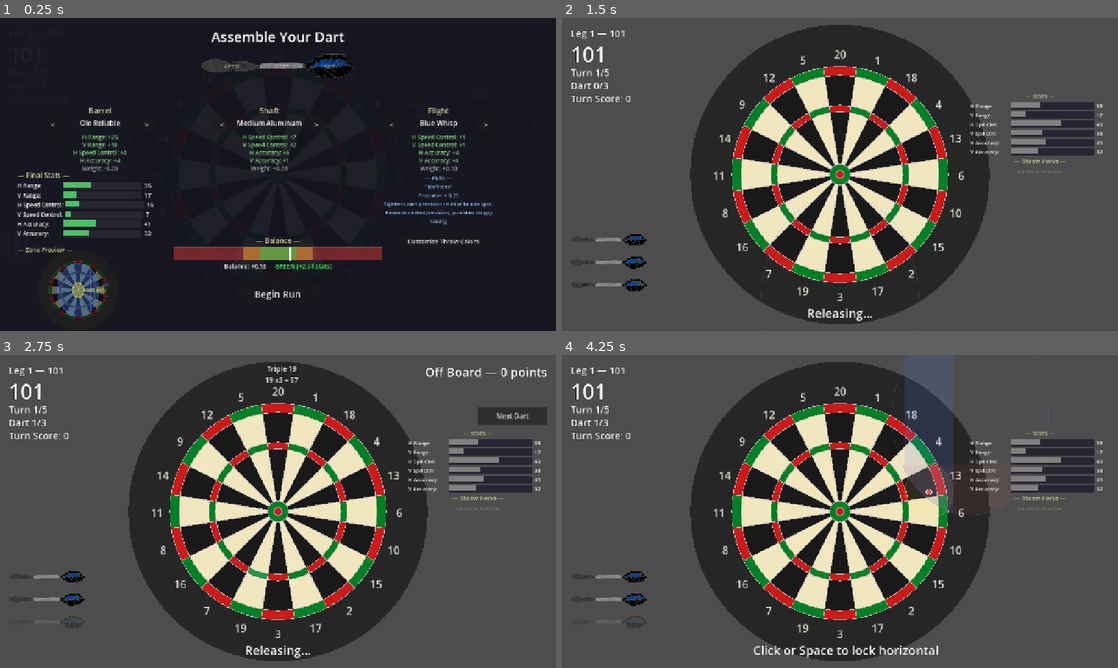
Above: before the commit, frames 1-4 (two rows, left to right).
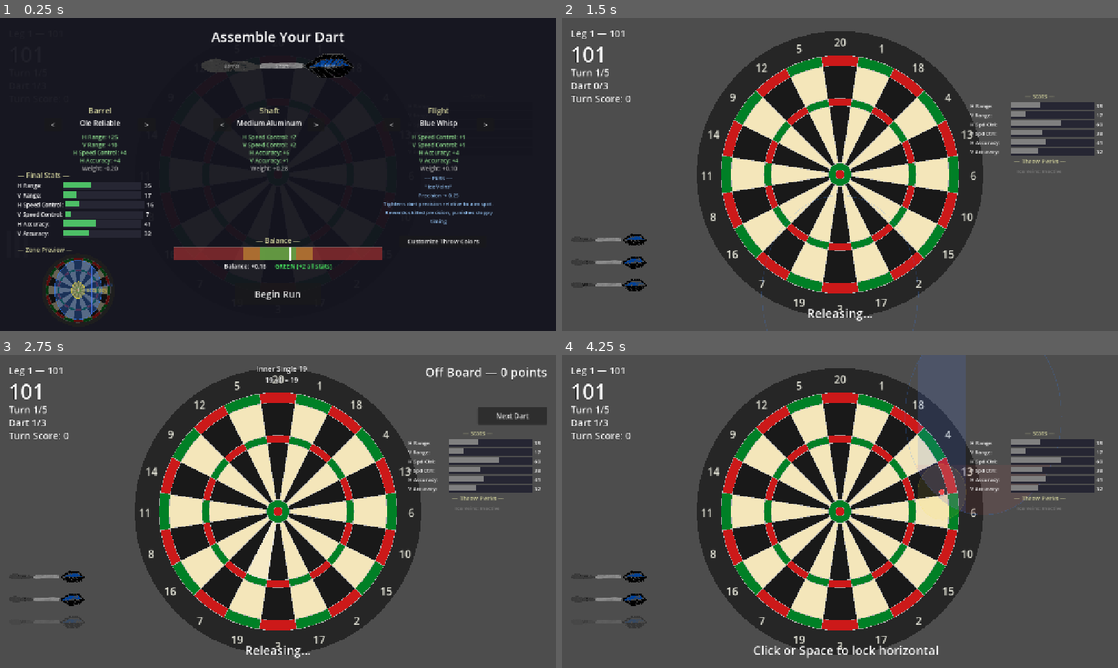
Above: after the commit, the same moments.

Repository: maxxBearr/darts-game
Game: Godot game, scene res://scenes/main.tscn
The game is run twice, just before and just after one commit, with the same random seed, the same clock (stepped at 60 frames per second) and the same inputs.
Inputs (mouse positions are in pixels of both pictures, inside the frame that each line leads up to):
- Up to frame 1 (0.25 s): no input
- Up to frame 2 (1.5 s): click "Begin Run" at 0.5 s; tap Enter at 1.25, 1.35 s; move the mouse to (962, 158) at 1.27 s; hold Right (ui_right) from 1.28 s (still down); click (962, 158) at 1.42 s
- Up to frame 3 (2.75 s): tap Space at 1.52, 2 s; release Right (ui_right) at 2 s; drag from (166, 527) to (250, 574) at 2.02 s
- Up to frame 4 (4.25 s): click "Next Dart" at 2.75 s; tap Enter at 3.5, 3.6 s; move the mouse to (895, 442) at 3.52 s; hold Right (ui_right) from 3.53 s (still down)

The runs differ from the first frame. In frame 1, 1.2% of the frame differs, in the area x 8-21%, y 76-98%; in frame 2, 16%; in frame 3, 16%; in frame 4, 17%, in the area x 23-90%, y 0-98%.

Commit message:
export and balance

Diff:
--- a/scenes/main.tscn
+++ b/scenes/main.tscn
@@ -49,9 +49,16 @@
 
 [node name="Dartboard" type="Node2D" parent="." unique_id=1463593562]
 script = ExtResource("2_dartboard")
-arc_points = 15
+board_radius = 330.0
+arc_points = 20
+wedge_b_single = Color(0.95513755, 0.9015385, 0.7296874, 1)
+wire_thickness = 1.2
+surround_outer_multiplier = 1.0
 number_font_size = 25
+checkout_pulse_color = Color(1, 0.8509804, 0.2, 0.8666667)
 checkout_pulse_speed = 4.0
+checkout_pulse_min_alpha = 0.3
+checkout_pulse_max_alpha = 0.9
 flash_duration = 0.4
 
 [node name="ThrowMechanic" type="Node2D" parent="." unique_id=967240672]
@@ -334,6 +341,7 @@
 grow_vertical = 2
 script = ExtResource("10_assembly")
 stats_position = Vector2(40, 350)
+zone_preview_board_radius = 90.0
 zone_preview_label_offset = 12.59
 color_ui_position = Vector2(920, 500)
 color_ui_size = Vector2(200, 180)
--- a/scripts/assembly_screen.gd
+++ b/scripts/assembly_screen.gd
@@ -851,7 +851,7 @@
 	var r: float = zone_preview_board_radius
 
 	# Surround
-	_zone_preview.draw_circle(center, r * 1.15, Color(0.12, 0.12, 0.12))
+	_zone_preview.draw_circle(center, r * 0.93, Color(0.12, 0.12, 0.12))
 
 	# Wedge colors (muted so overlays stay readable)
 	var single_a: Color = Color(0.06, 0.06, 0.06)
Not shown, added: export_presets.cfg
Not shown, added: .DS_Store
Not shown, changed: .gitignore
